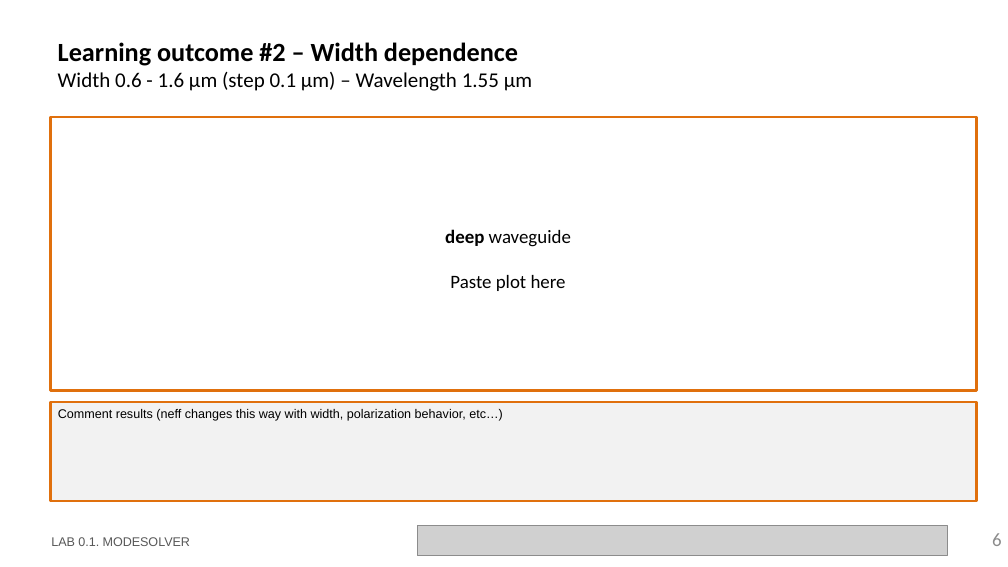
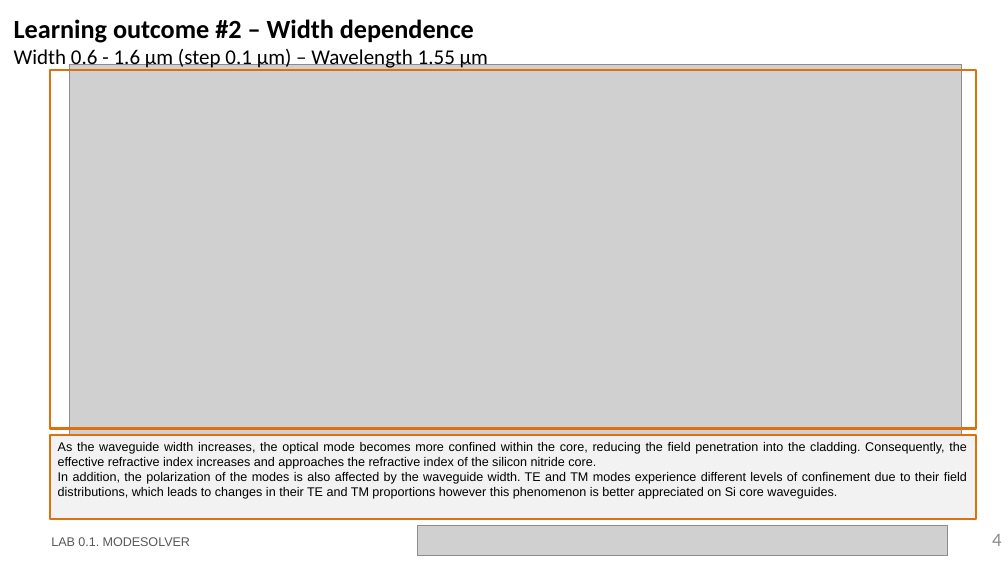
Before and after one commit to niospinamev2/pic-upv-lab1, a slide deck: slide 4 of LabBook_10.pptx (slide 6 before the commit). Drawn at 1008x567 pixels with LibreOffice and Linux fonts; fonts in the diff are those of the drawing; grey boxes stand for pictures; background and template pictures are left out. Boxes give left, top, right and bottom in pixels: in the first picture for what was removed or moved away, otherwise in the second. Text is boxed around its words. In the diff, an @@ line names an element or a change of style, - is before the commit and + after.

```diff
--- a/LabBook_10.pptx
+++ b/LabBook_10.pptx
@@ title "Learning outcome #2 – Width ..." moved from (x1=58, y1=42, x2=532, y2=91) to (x1=14, y1=19, x2=488, y2=71) @@
@@ rectangle resized from (x1=51, y1=117, x2=977, y2=391) to (x1=50, y1=70, x2=976, y2=429) @@
@@ picture added at (x1=70, y1=64, x2=962, y2=435) @@
@@ text removed at (x1=445, y1=229, x2=571, y2=291) @@
-deep waveguide
-Paste plot here
@@ rectangle "As the waveguide width increases, ..." resized from (x1=51, y1=402, x2=977, y2=501) to (x1=50, y1=436, x2=976, y2=520) @@
@@ text in rectangle at (x1=58, y1=442, x2=967, y2=499): text changed @@
-Comment results (neff changes this way with width, polarization behavior, etc…)
+As the waveguide width increases, the optical mode becomes more confined within the core, reducing the field penetration into the cladding. Consequently, the effective refractive index increases and approaches the refractive index of the silicon nitride core.
+In addition, the polarization of the modes is also affected by the waveguide width. TE and TM modes experience different levels of confinement due to their field distributions, which leads to changes in their TE and TM proportions however this phenomenon is better appreciated on Si core waveguides.
@@ page number at (x1=992, y1=534, x2=1002, y2=546): text changed @@
-6
+4
```
Also in this commit, not shown: 4 other slides changed, 3 slides added, 15 other files.
